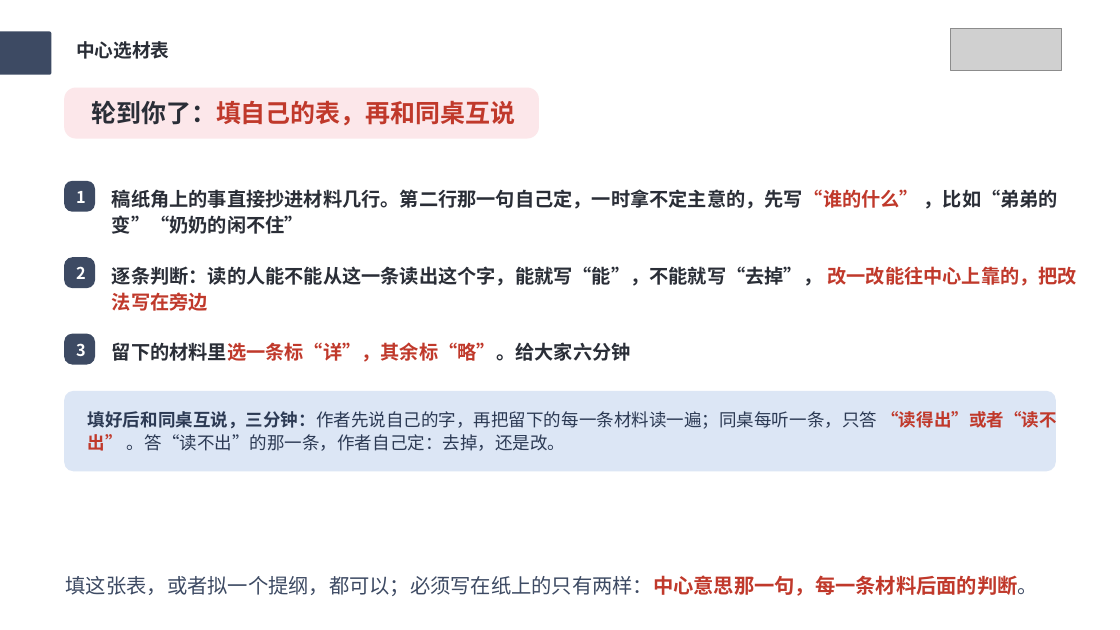
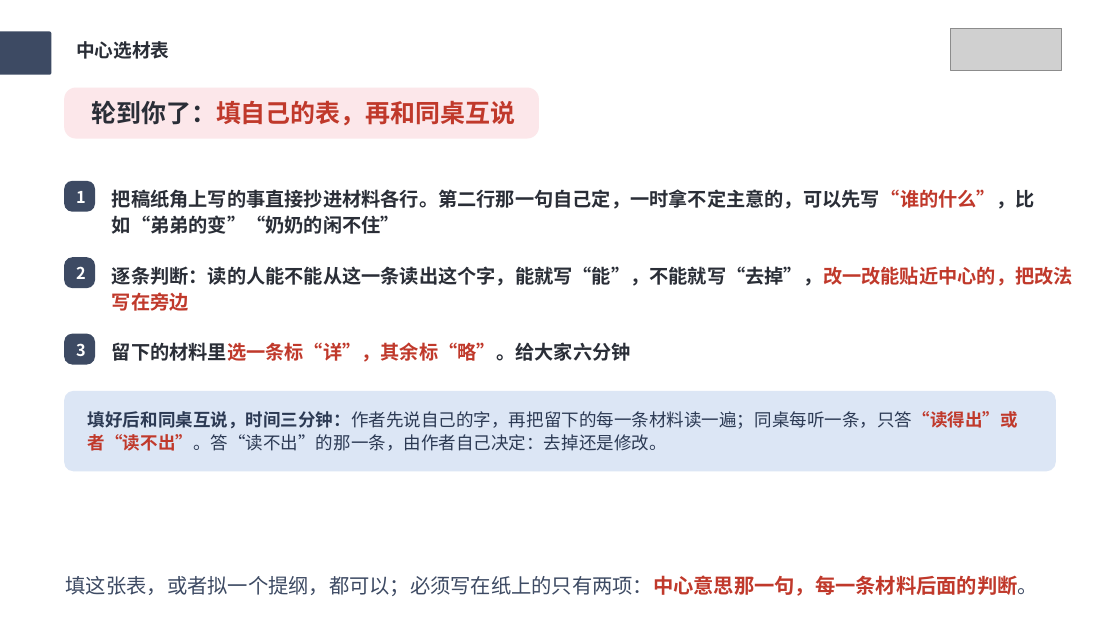
Before and after one commit to wuwenjia6498/laojohn-lesson-plan, a slide deck: slide 16 of 写作课件PPT输出/六上-第五单元-围绕中心意思写/六上-第五单元-围绕中心意思写-课件PPT.pptx. Drawn at 1120x630 pixels with LibreOffice and Linux fonts; fonts in the diff are those of the drawing; grey boxes stand for pictures. Boxes give left, top, right and bottom in pixels: in the first picture for what was removed or moved away, otherwise in the second. Text is boxed around its words. In the diff, an @@ line names an element or a change of style, - is before the commit and + after.

```diff
--- a/写作课件PPT输出/六上-第五单元-围绕中心意思写/六上-第五单元-围绕中心意思写-课件PPT.pptx
+++ b/写作课件PPT输出/六上-第五单元-围绕中心意思写/六上-第五单元-围绕中心意思写-课件PPT.pptx
@@ text at [112, 189, 1035, 234]: text changed @@
-稿纸角上的事直接抄进材料几行。第二行那一句自己定，一时拿不定主意的，先写“谁的什么” ，比如“弟弟的变”“奶奶的闲不住”
+把稿纸角上写的事直接抄进材料各行。第二行那一句自己定，一时拿不定主意的，可以先写“谁的什么”，比如“弟弟的变”“奶奶的闲不住”
@@ text at [112, 266, 1073, 311]: text changed @@
-逐条判断：读的人能不能从这一条读出这个字，能就写“能”，不能就写“去掉”， 改一改能往中心上靠的，把改法写在旁边
+逐条判断：读的人能不能从这一条读出这个字，能就写“能”，不能就写“去掉”，改一改能贴近中心的，把改法写在旁边
@@ text at [88, 411, 1018, 451]: text changed @@
-填好后和同桌互说，三分钟：作者先说自己的字，再把留下的每一条材料读一遍；同桌每听一条，只答 “读得出”或者“读不出” 。答“读不出”的那一条，作者自己定：去掉，还是改。
+填好后和同桌互说，时间三分钟：作者先说自己的字，再把留下的每一条材料读一遍；同桌每听一条，只答“读得出”或者“读不出”。答“读不出”的那一条，由作者自己决定：去掉还是修改。
@@ text at [66, 575, 1038, 596]: text changed @@
-填这张表，或者拟一个提纲，都可以；必须写在纸上的只有两样：中心意思那一句，每一条材料后面的判断。
+填这张表，或者拟一个提纲，都可以；必须写在纸上的只有两项：中心意思那一句，每一条材料后面的判断。
```
Also in this commit, not shown: 22 other slides changed, 1 slide added, 1 slide removed, 25 other files.
